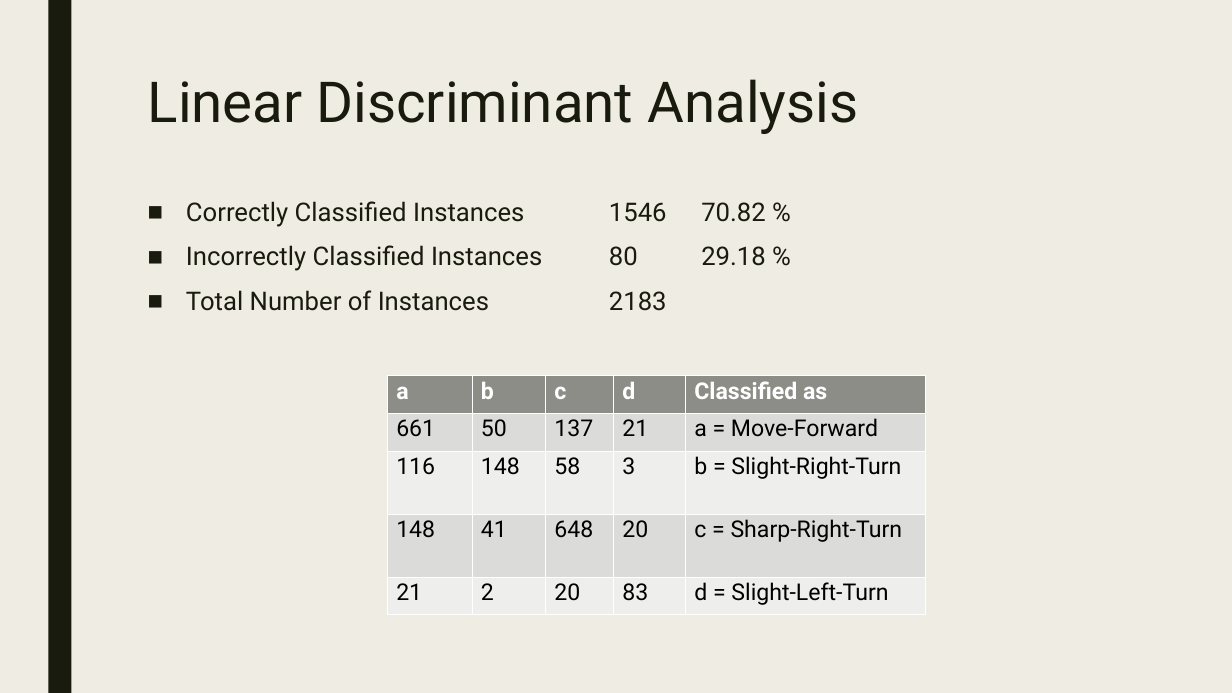
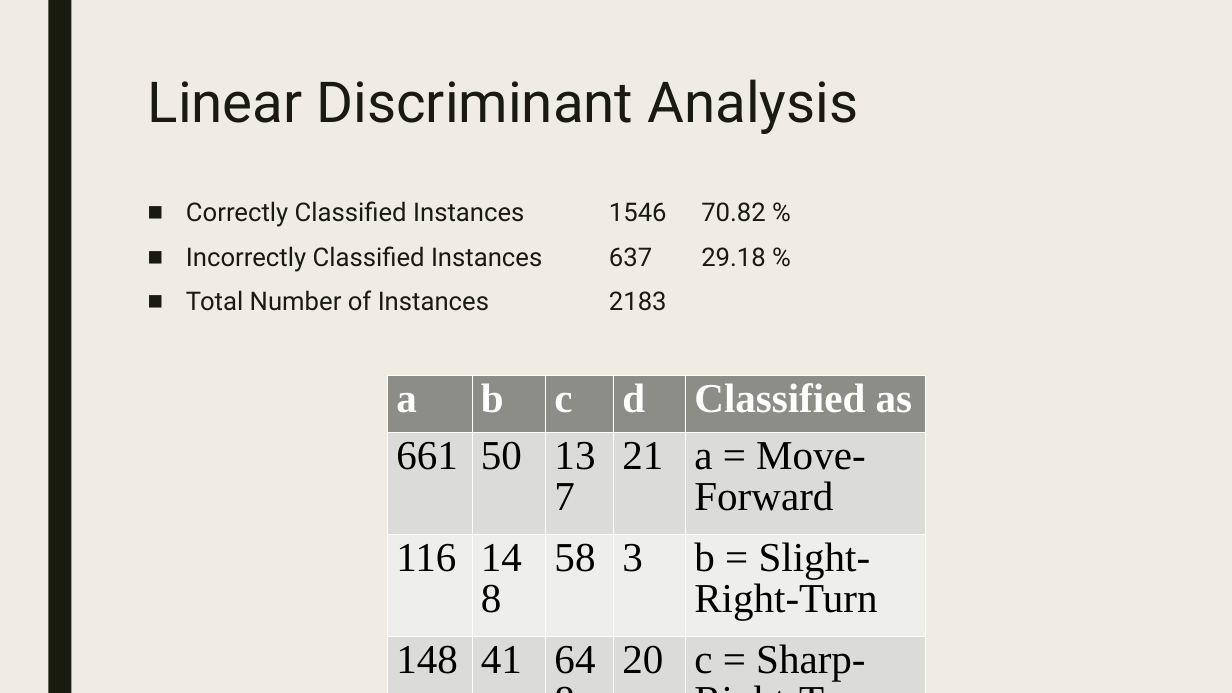
Before and after one commit to kklamsi/pattern2_ws18, a slide deck: slide 9 of pattern4xUpdate.ppt. Drawn at 1232x693 pixels with LibreOffice and Linux fonts; fonts in the diff are those of the drawing. Boxes give left, top, right and bottom in pixels: in the first picture for what was removed or moved away, otherwise in the second. Text is boxed around its words. In the diff, an @@ line names an element or a change of style, - is before the commit and + after.

```diff
--- a/pattern4xUpdate.ppt
+++ b/pattern4xUpdate.ppt
@@ text at box(186, 246, 766, 272): text changed @@
-■ Incorrectly Classified Instances 80 29.18 %
+■ Incorrectly Classified Instances 637 29.18 %
@@ table at box(387, 375, 925, 685) @@
@@ size 18 to 32 pt, font Roboto to Times New Roman @@
```
